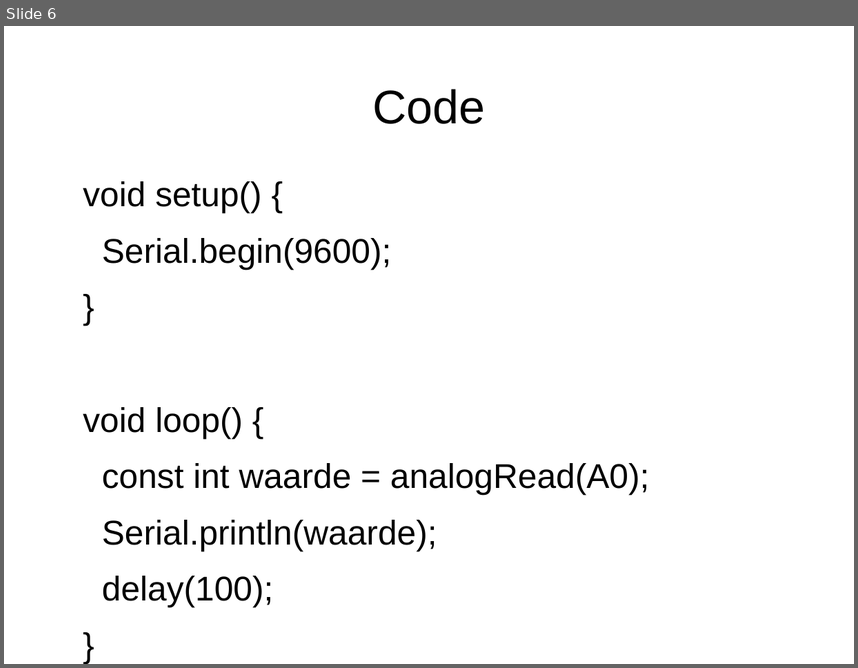
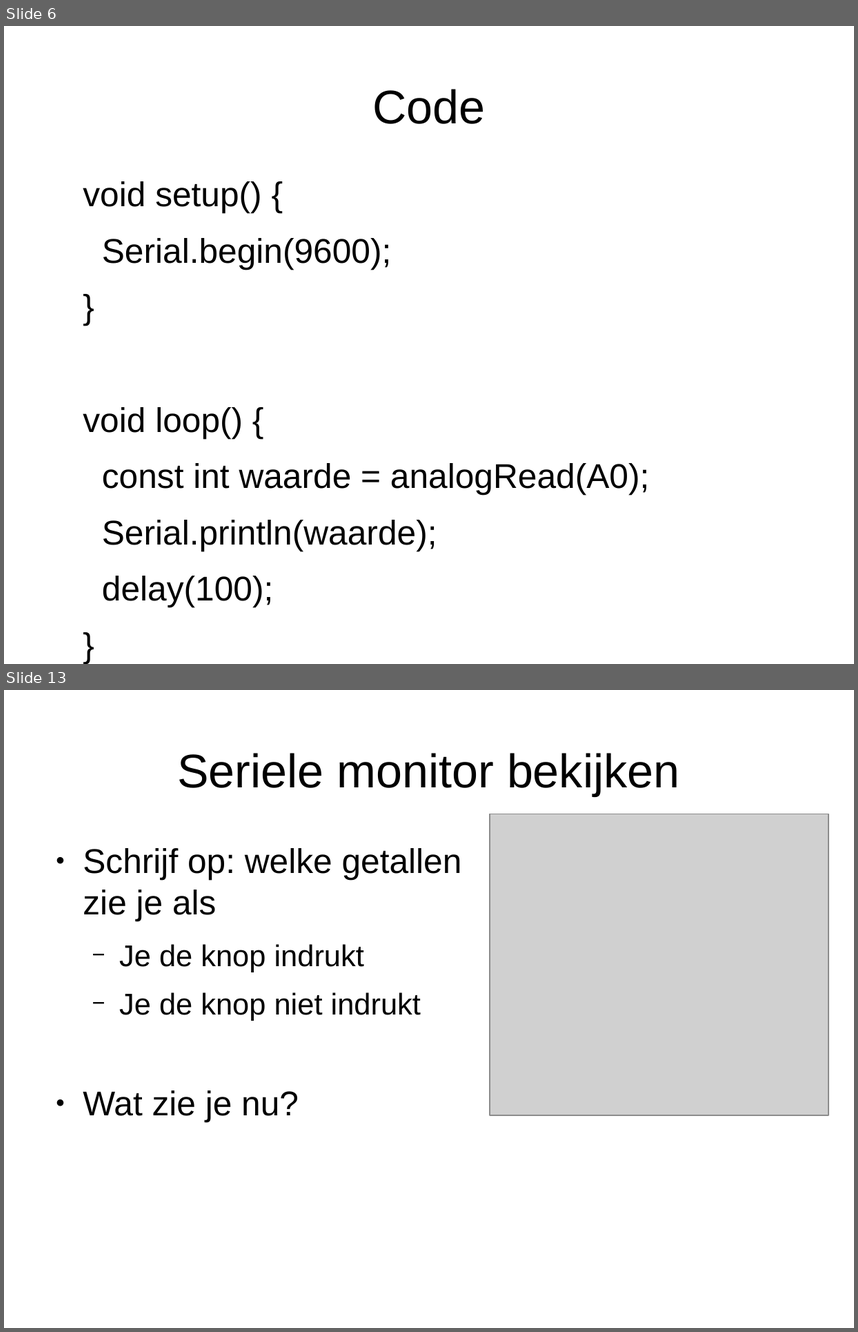
Before and after one commit to djog/arduino_cursus, a slide deck: Raw/Drukknop.odp. Shown one above the other, each under a label of ours: slide 6 before the commit, slides 6 and 13 after it; the slides between them are not shown. The pictures are 858x668 and 858x1332 pixels, drawn with LibreOffice and Linux fonts; fonts in the diff are those of the drawing; grey boxes stand for pictures. Boxes give left, top, right and bottom in pixels: in the first picture for what was removed or moved away, otherwise in the second. Text is boxed around its words. In the diff, an @@ line names an element or a change of style, - is before the commit and + after.

```diff
--- a/Raw/Drukknop.odp
+++ b/Raw/Drukknop.odp
@@ slide 13 added at [4,690,854,1328], background #FFFFFF @@
@@ title added at [177,753,680,796], 44 pt, text #000000 @@
+Seriele monitor bekijken
@@ picture added at [490,814,829,1116] @@
@@ text added at [83,848,462,1122], 32 pt, text #000000 @@
+● Schrijf op: welke getallen zie je als
+  − Je de knop indrukt
+  − Je de knop niet indrukt
+● Wat zie je nu?
```
Also in this commit, not shown: 7 other slides added, 3 other files.
